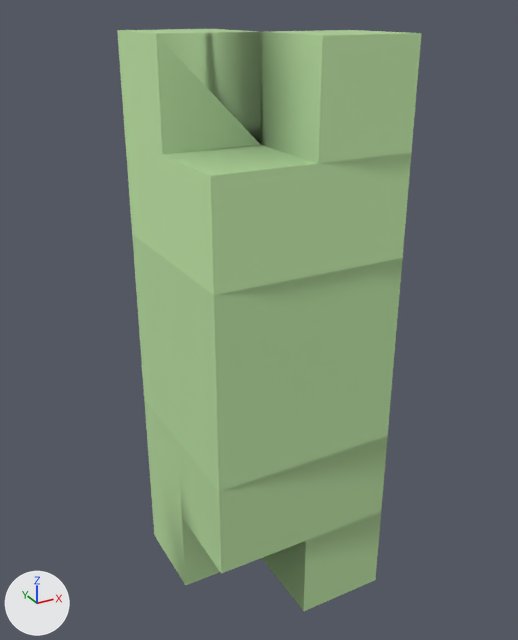
The glTF model client/public/models/decor_bush_b.glb as it was, and as the next commit left it.
Camera for both pictures: a 50 mm camera at (-0.42, -0.759, 0.528) aimed at (0.002, 0.008, 0.144). Every picture has the same lights, and +X, +Y and +Z are marked at lower left. The older version comes first. Vertices at exactly the same position are counted once.

The older version as bpy lines, for what is in view:
```python
me_decor_bush_b = bpy.data.meshes.new('decor_bush_b')
me_decor_bush_b.from_pydata(...)  # 37 vertices, 56 faces; spans x -0.125..0.125, y -0.125..0.125, z -0.25..0.5
me_decor_bush_b.materials.append(mat_palette)
ob_decor_bush_b = bpy.data.objects.new('decor_bush_b', me_decor_bush_b)
ob_decor_bush_b.location = (0.0, 0.0, 0.0)
```
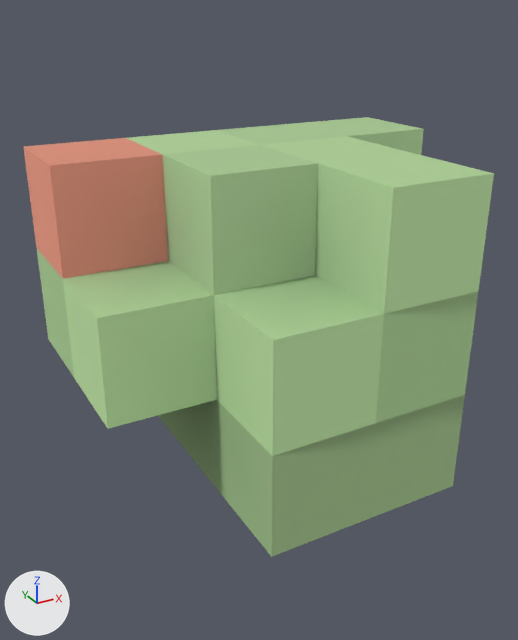
Diff of the bpy script that builds the scene:
```diff
--- a/client/public/models/decor_bush_b.glb.py
+++ b/client/public/models/decor_bush_b.glb.py
@@ me_decor_bush_b @@
 # used by ob_decor_bush_b; location = (0.0, 0.0, 0.0)
-me_decor_bush_b.from_pydata(...)  # 37 vertices, 56 faces; spans x -0.125..0.125, y -0.125..0.125, z -0.25..0.5
+me_decor_bush_b.from_pydata(...)  # 62 vertices, 98 faces; spans x -0.25..0.25, y -0.25..0.25, z 0.0..0.375
+# me_decor_bush_b part 1
+# 18 vertices are removed from x -0.125..0.125, y -0.125..0.125, z -0.25..0.5
+# 52 faces are deleted
+# 8 new vertices lie (0.0, -0.125, 0.0) away from vertices in x -0.125..0.125, y -0.125..0.125, z 0.0..0.375
+# 10 new vertices lie (0.0, 0.0, -0.125) away from vertices in x -0.125..0.125, y -0.25..0.125, z 0.25..0.375
+# 10 new vertices lie (-0.125, 0.0, 0.0) away from vertices in x -0.125..0.125, y -0.25..0.125, z 0.0..0.375
+# 7 new vertices lie (0.0, 0.125, 0.0) away from vertices in x -0.25..0.125, y -0.125..0.125, z 0.125..0.25
+# 8 new vertices lie (0.125, 0.0, 0.0) away from vertices in x -0.125..0.125, y -0.125..0.25, z 0.125..0.375
+# 94 new faces join them
+# me_decor_bush_b part 2: 4 kept faces spanning x -0.125..0.125, y -0.125..0.125, z 0.25..0.375 get new vertex colours; the middle colour goes from green #a7c992 to green #a5c690
 me_decor_bush_b.materials.append(mat_palette)
```

Pixel boxes (x1, y1, x2, y2) of what changed, in the pictures (518 x 640 px):
'decor_bush_b', reshaped (54% wider, 24% shorter)
    before: (117, 29, 422, 611)
    after: (23, 117, 494, 557)
part 1 of me_decor_bush_b, built on
    before: (117, 29, 422, 611)
    after: (23, 117, 494, 557)
part 2 of me_decor_bush_b, recoloured
    both: (163, 145, 317, 164)
